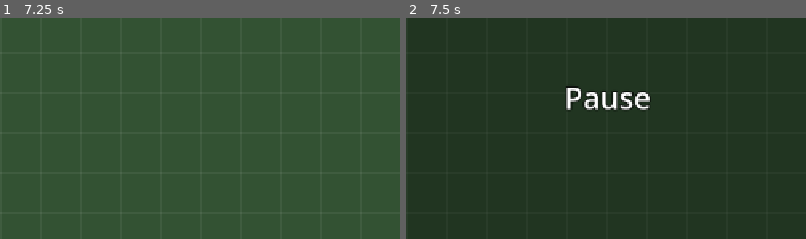
Above: before the commit, frames 1-2 (left to right).
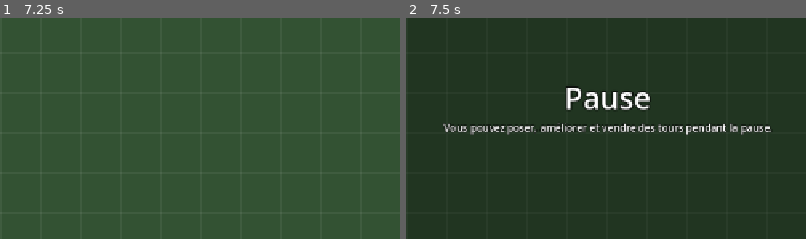
Above: after the commit, the same moments.

Repository: sam-fishermonger/TowerTS
Game: Godot game, scene res://scenes/levels/level.tscn
Same seed, same stepped clock (60 frames per second), same inputs: the game is played once before the commit and once after it. This scene is started directly instead of the project's main scene.
Inputs:
- Up to frame 1 (7.25 s): click "x1" at 0.5 s; click "x2" at 1.25 s; click "x3" at 2 s; click "x1" at 2.75 s; click "x2" at 3.5 s; click "x3" at 4.25 s; click "x1" at 5 s; click "x2" at 5.75 s; click "x3" at 6.5 s
- Up to frame 2 (7.5 s): click "Pause" at 7.25 s
The pictures show only the part of the screen within x 25-75%, y 36-86%; the shares and areas given below are measured in that part.

Frame 1 is identical in both runs. In frame 2, 1.7% of the frame differs, in the area x 9-92%, y 47-53%.

Commit message:
Pause cohérente : construire oui, lancer une vague non
Pendant la pause on peut poser, inspecter, améliorer et vendre des tours ;
le bouton de vague est désactivé.

Co-Authored-By: Claude Opus 5.5 (1M context) <noreply@anthropic.com>
Claude-Session: https://claude.ai/code/session_01LCUkbj6wNwvmsja1cRfizV

Diff:
--- a/scenes/levels/level.tscn
+++ b/scenes/levels/level.tscn
@@ -24,6 +24,7 @@
 [node name="Effects" type="Node2D" parent="."]
 
 [node name="TowerPlacer" type="Node2D" parent="."]
+process_mode = 3
 script = ExtResource("3_placer")
 
 [node name="PlacementPreview" type="Node2D" parent="TowerPlacer"]
--- a/scenes/ui/hud.tscn
+++ b/scenes/ui/hud.tscn
@@ -190,6 +190,24 @@
 horizontal_alignment = 1
 vertical_alignment = 1
 
+[node name="PauseHint" type="Label" parent="PauseOverlay"]
+anchors_preset = 8
+anchor_left = 0.5
+anchor_top = 0.5
+anchor_right = 0.5
+anchor_bottom = 0.5
+offset_left = -300.0
+offset_top = 36.0
+offset_right = 300.0
+offset_bottom = 64.0
+grow_horizontal = 2
+grow_vertical = 2
+theme_override_colors/font_outline_color = Color(0, 0, 0, 0.8)
+theme_override_constants/outline_size = 6
+theme_override_font_sizes/font_size = 16
+text = "Vous pouvez poser, améliorer et vendre des tours pendant la pause."
+horizontal_alignment = 1
+
 [node name="ShopInfo" parent="." instance=ExtResource("2_info")]
 unique_name_in_owner = true
 
--- a/scripts/levels/level.gd
+++ b/scripts/levels/level.gd
@@ -32,6 +32,8 @@
 		_refresh_hud()
 var is_over := false
 ## Mise en pause par le joueur (la fin de partie met aussi l'arbre en pause, sans passer par là).
+## Pendant la pause, le joueur peut construire, améliorer et vendre (le TowerPlacer et le HUD
+## ne sont pas mis en pause), mais pas lancer de vague.
 var is_paused := false
 var game_speed := 1.0
 
@@ -147,6 +149,8 @@
 	is_paused = value
 	get_tree().paused = value
 	hud.set_paused(value)
+	# Le niveau ne se met plus à jour pendant la pause : on rafraîchit le bouton de vague tout de suite.
+	hud.set_next_wave_available(can_start_next_wave())
 
 
 func set_game_speed(speed: float) -> void:
@@ -160,7 +164,7 @@
 # --- Vagues et ennemis ----------------------------------------------------
 
 func can_start_next_wave() -> bool:
-	return not is_over and not spawner.is_spawning and spawner.has_next_wave()
+	return not is_over and not is_paused and not spawner.is_spawning and spawner.has_next_wave()
 
 
 func start_next_wave() -> void:
--- a/tests/run_tests.gd
+++ b/tests/run_tests.gd
@@ -567,6 +567,18 @@
 	for i in 10:
 		await process_frame
 	_check(enemy.progress == progress, "les ennemis ne bougent plus pendant la pause")
+	_check(hud.next_wave_button.disabled and not level.can_start_next_wave(), "pas de vague lancée pendant la pause")
+	level.gold = 1000
+	level.select_tower(CANNON)
+	await _click(level, level.map.cell_to_world(Vector2i(2, 4)))
+	var paused_tower := level.map.get_occupant(Vector2i(2, 4)) as Tower
+	_check(paused_tower != null, "on peut poser une tour pendant la pause")
+	await _click(level, paused_tower.global_position)
+	_check(hud.tower_details.visible, "on peut ouvrir la fiche d'une tour pendant la pause")
+	hud.tower_details.upgrade_button.pressed.emit()
+	_check(paused_tower.level == 2, "on peut améliorer pendant la pause")
+	hud.tower_details.sell_button.pressed.emit()
+	_check(not paused_tower.is_alive, "on peut vendre pendant la pause")
 	key.physical_keycode = KEY_SPACE
 	hud._unhandled_key_input(key)
 	_check(not paused and not hud.pause_overlay.visible, "Espace relance le jeu")
Not shown, changed: README.md
